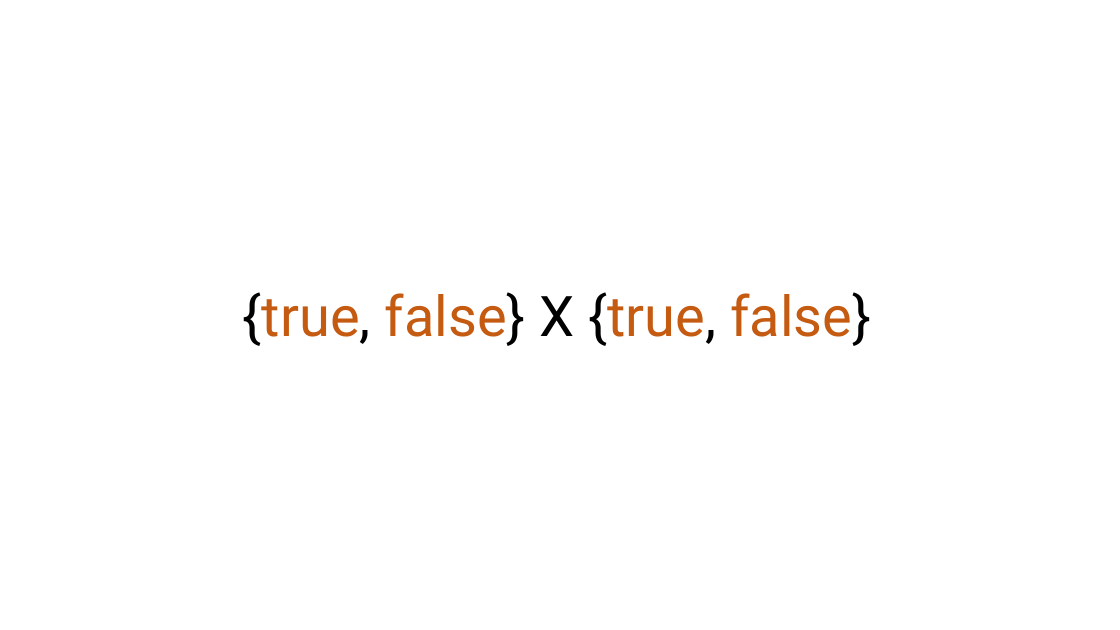
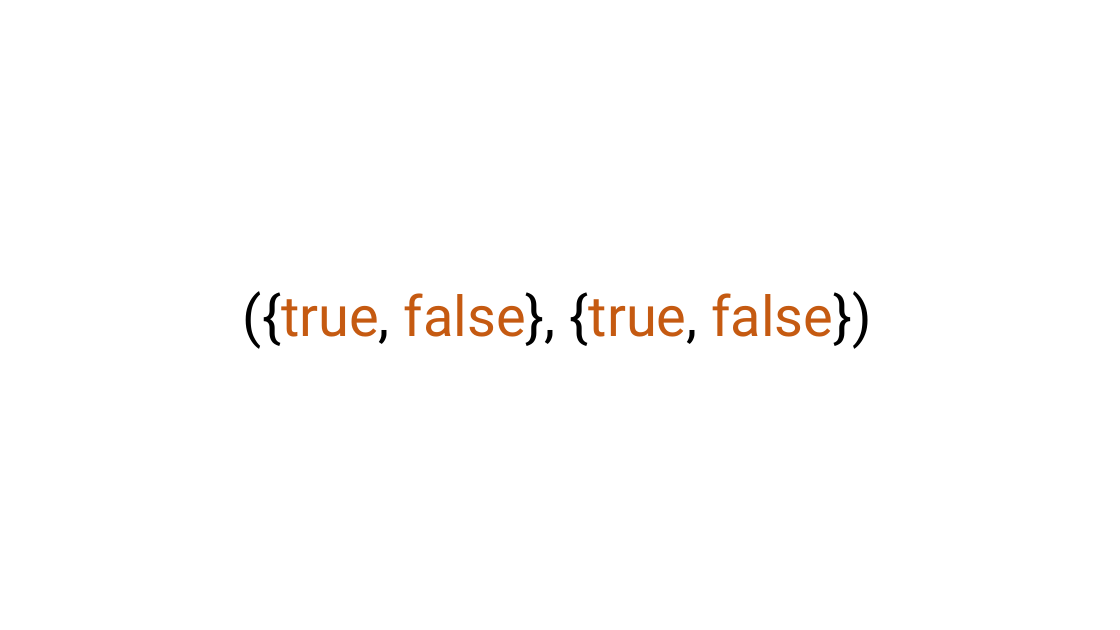
Before and after one commit to rkhaimov/brain-gym, a slide deck: slide 81 of Презентация.pptx. Drawn at 1120x630 pixels with LibreOffice and Linux fonts; fonts in the diff are those of the drawing. Boxes give left, top, right and bottom in pixels: in the first picture for what was removed or moved away, otherwise in the second. Text is boxed around its words. In the diff, an @@ line names an element or a change of style, - is before the commit and + after.

```diff
--- a/Презентация.pptx
+++ b/Презентация.pptx
@@ text at [243, 291, 873, 349]: text changed @@
-{true, false} X {true, false}
+({true, false}, {true, false})
```
Also in this commit, not shown: 19 slides added, 8 slides removed, 4 other files.
